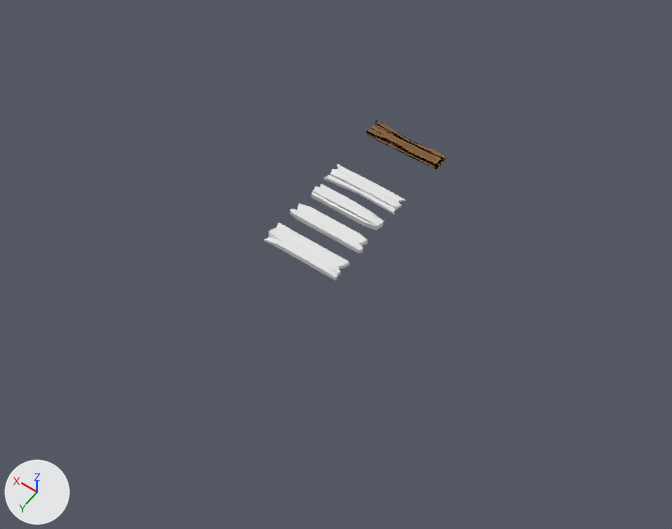
The Blender file Blender Stuff (unimported)/Planks.blend: old version first, new version second.
Camera for both pictures: a 50 mm camera at (-35.8, 51.9, 71.4) aimed at (-1.6, 4.1, -3.8). The lights are fixed; the arrows at lower left show +X, +Y and +Z.

Before the edit, the objects in view are built like this:
```python
me_cube_003 = bpy.data.meshes.new('Cube.003')
me_cube_003.from_pydata(...)  # 81 vertices, 61 faces; spans x -1.04..1.05, y -1.0..1.04, z -1.05..1.05
me_cube_003.materials.append(mat_material_003)  # white #e7e7e7
me_cube_004 = bpy.data.meshes.new('Cube.004')
me_cube_004.from_pydata(...)  # 68 vertices, 55 faces; spans x -1.0..1.0, y -1.0..1.0, z -1.0..1.0
me_cube_004.materials.append(mat_material_004)  # white #e7e7e7
me_cube_006 = bpy.data.meshes.new('Cube.006')
me_cube_006.from_pydata(...)  # 104 vertices, 73 faces; spans x -1.01..1.01, y -1.2..1.0, z -1.01..1.01
me_cube_006.materials.append(mat_material_007)
ob_cube_003 = bpy.data.objects.new('Cube.003', me_cube_003)
ob_cube_003.location = (0.0, -0.2, 0.0)
ob_cube_003.scale = (-4.02, 0.874, 0.308)
ob_cube_004 = bpy.data.objects.new('Cube.004', me_cube_004)
ob_cube_004.location = (0.0, -3.3, 0.0)
ob_cube_004.scale = (-4.36, 1.15, 0.21)
ob_cube_005 = bpy.data.objects.new('Cube.005', me_cube_006)
ob_cube_005.location = (0.0, -11.2, 0.0)
ob_cube_005.scale = (4.6, 1.0, 0.249)
# also in view: 'Cube.001' at (0.0, 6.8, 0.0); 'Cube.002' at (0.0, 3.0, 0.0)
```
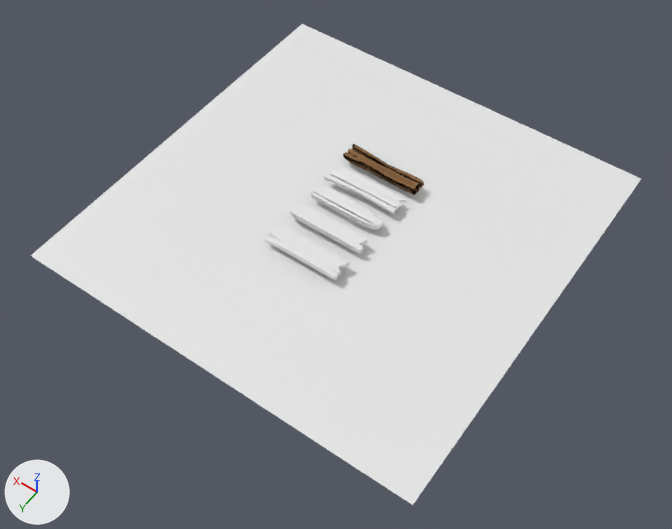
The newer file is also turned or shifted as a whole; pictures and numbers use the older file's frame.

Changed parts and their boxes (x1, y1, x2, y2) in the pictures (672 x 529 px):
'Plane', added: after (31, 24, 641, 505)
'Cube.005', moved: before (366, 121, 446, 170); after (343, 144, 424, 195)

Edits to the bpy script that builds the scene:
```text
Add me_plane:
    me_plane.from_pydata([(-1.0, -1.0, 0.0), (1.0, -1.0, 0.0), (-1.0, 1.0, 0.0), (1.0, 1.0, 0.0)], [], [(0, 1, 3, 2)])
Change ob_cube_005:
    ob_cube_005.location: (0.0, -11.2, 0.0) -> (0.0, -6.7, 0.0)
Add ob_plane:
    ob_plane = bpy.data.objects.new('Plane', me_plane)
    ob_plane.location = (0.0, 0.0, -1.2)
    ob_plane.scale = (22.5, 22.5, 22.5)
```
